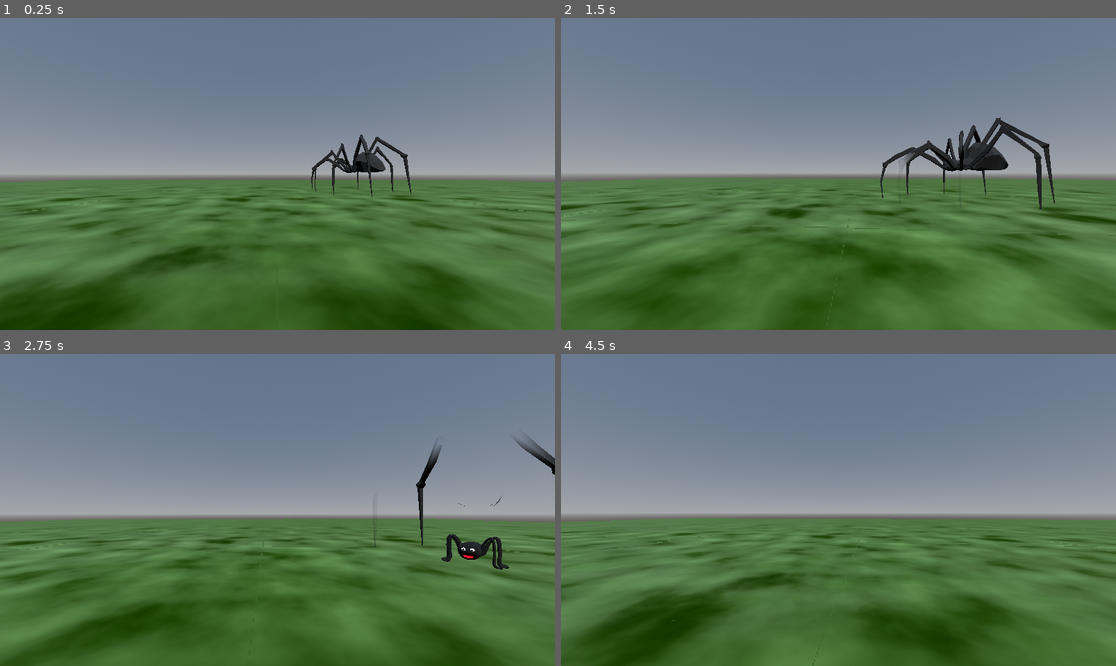
Above: before the commit, frames 1-4 (two rows, left to right).
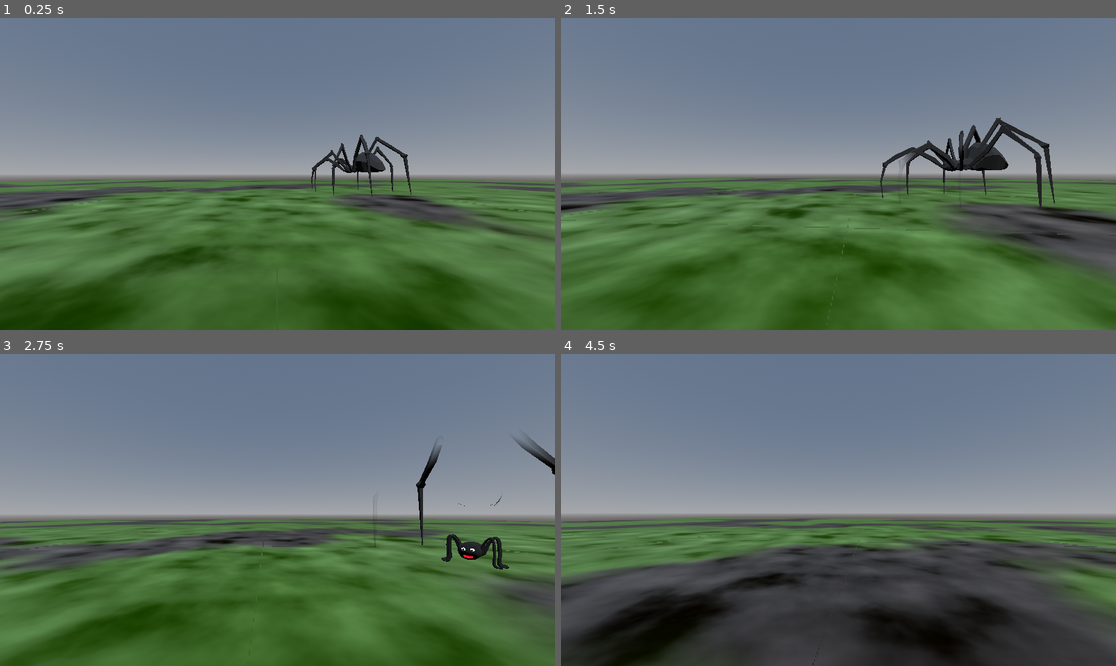
Above: after the commit, the same moments.

Repository: Tom3s/arachnophobia
Game: Godot game, scene res://Environment.tscn
Two runs of this game, one before a commit and one after it. Both use one fixed random seed, a clock stepped at 60 frames per second and the inputs below.
Inputs (mouse positions are in pixels of both pictures, inside the frame that each line leads up to):
- Up to frame 1 (0.25 s): no input
- Up to frame 2 (1.5 s): move the mouse to (866, 174) at 0.52 s; hold W (move_forward) from 0.53 s (still down); tap Space (jump) at 0.77 s; move the mouse to (810, 174) at 1.27 s
- Up to frame 3 (2.75 s): keep holding W (move_forward); tap Space (jump) at 1.52 s; move the mouse to (288, 503) at 2.02 s
- Up to frame 4 (4.5 s): keep holding W (move_forward); move the mouse to (832, 516) at 2.77 s; tap Space (jump) at 3.02, 3.77 s; move the mouse to (877, 513) at 3.52 s; move the mouse to (794, 506) at 4.27 s

The runs differ from the first frame. In frame 1, 3.5% of the frame differs, in the area x 0-100%, y 51-67%; in frame 2, 6.9%; in frame 3, 5.7%; in frame 4, 37%, in the area x 0-100%, y 52-100%.

Commit message:
Fixed Plane UV Mapping

Diff:
--- a/Environment.tscn
+++ b/Environment.tscn
@@ -22,7 +22,8 @@
 [sub_resource type="ShaderMaterial" id="ShaderMaterial_gmcll"]
 render_priority = 0
 shader = ExtResource("1_4rly7")
-shader_parameter/MixWeight = 1.0
+shader_parameter/MixWeight = 0.565
+shader_parameter/UVOffset = null
 
 [node name="Environment" type="Node3D"]
 
--- a/EventListener.gd
+++ b/EventListener.gd
@@ -2,7 +2,7 @@
 
 @onready var spiders: Node3D = %Spiders
 @onready var player: Node3D = %Player
-@onready var basePlane: Node3D = %BasePlane
+@onready var basePlane: MeshInstance3D = %BasePlane
 
 # Called when the node enters the scene tree for the first time.
 func _ready():
@@ -11,4 +11,5 @@
 
 	player.newPositionOnGrid.connect(func(pos: Vector2i):
 		basePlane.global_position = Vector3(pos.x * player.GRID_SIZE, 0, pos.y * player.GRID_SIZE)
+		(basePlane.get_surface_override_material(0) as ShaderMaterial).set_shader_parameter("UVOffset", Vector2(pos.x / 10.0, pos.y / 10.0))
 	)
--- a/plane.tres
+++ b/plane.tres
@@ -35,7 +35,17 @@
 [sub_resource type="VisualShaderNodeFloatOp" id="VisualShaderNodeFloatOp_r6ed4"]
 default_input_values = [0, 0.0, 1, 0.1]
 
+[sub_resource type="VisualShaderNodeVec2Parameter" id="VisualShaderNodeVec2Parameter_jrkql"]
+parameter_name = "UVOffset"
+
+[sub_resource type="VisualShaderNodeVectorOp" id="VisualShaderNodeVectorOp_7namv"]
+default_input_values = [0, Vector2(0, 0), 1, Vector2(0, 0)]
+op_type = 0
+
 [sub_resource type="VisualShaderNodeInput" id="VisualShaderNodeInput_uae4f"]
+input_name = "uv"
+
+[sub_resource type="VisualShaderNodeInput" id="VisualShaderNodeInput_hn6a0"]
 input_name = "uv"
 
 [sub_resource type="VisualShaderNodeVectorOp" id="VisualShaderNodeVectorOp_0kl4w"]
@@ -92,6 +102,7 @@
 uniform sampler2D tex_frg_6;
 uniform sampler2D tex_frg_7;
 uniform float MixWeight : hint_range(0, 1) = 0;
+uniform vec2 UVOffset;
 uniform sampler2D tex_frg_12;
 uniform sampler2D tex_frg_11;
 
@@ -142,8 +153,20 @@
 	float n_out17p0 = n_out14p0 + n_in17p1;
 
 
+// Vector2Parameter:18
+	vec2 n_out18p0 = UVOffset;
+
+
+// Input:20
+	vec2 n_out20p0 = UV;
+
+
+// VectorOp:19
+	vec2 n_out19p0 = n_out18p0 + n_out20p0;
+
+
 // Texture2D:12
-	vec4 n_out12p0 = texture(tex_frg_12, UV);
+	vec4 n_out12p0 = texture(tex_frg_12, n_out19p0);
 
 
 // SmoothStep:15
@@ -171,7 +194,7 @@
 
 }
 "
-graph_offset = Vector2(74.932, -48.9019)
+graph_offset = Vector2(-431.121, -592.825)
 nodes/fragment/0/position = Vector2(1720, 200)
 nodes/fragment/2/node = SubResource("VisualShaderNodeInput_uae4f")
 nodes/fragment/2/position = Vector2(-700, 40)
@@ -203,4 +226,10 @@
 nodes/fragment/16/position = Vector2(825.915, -185.074)
 nodes/fragment/17/node = SubResource("VisualShaderNodeFloatOp_r6ed4")
 nodes/fragment/17/position = Vector2(860, -20)
-nodes/fragment/connections = PackedInt32Array(2, 0, 3, 0, 3, 0, 4, 0, 4, 0, 5, 0, 5, 0, 6, 0, 5, 0, 7, 0, 6, 0, 8, 0, 7, 0, 8, 1, 8, 0, 0, 0, 5, 0, 0, 4, 10, 0, 0, 3, 11, 0, 0, 9, 9, 0, 14, 0, 12, 0, 15, 2, 15, 0, 8, 2, 14, 0, 16, 0, 14, 0, 17, 0, 16, 0, 15, 0, 17, 0, 15, 1)
+nodes/fragment/18/node = SubResource("VisualShaderNodeVec2Parameter_jrkql")
+nodes/fragment/18/position = Vector2(-240, -660)
+nodes/fragment/19/node = SubResource("VisualShaderNodeVectorOp_7namv")
+nodes/fragment/19/position = Vector2(100, -500)
+nodes/fragment/20/node = SubResource("VisualShaderNodeInput_hn6a0")
+nodes/fragment/20/position = Vector2(-340, -400)
+nodes/fragment/connections = PackedInt32Array(2, 0, 3, 0, 3, 0, 4, 0, 4, 0, 5, 0, 5, 0, 6, 0, 5, 0, 7, 0, 6, 0, 8, 0, 7, 0, 8, 1, 8, 0, 0, 0, 5, 0, 0, 4, 10, 0, 0, 3, 11, 0, 0, 9, 9, 0, 14, 0, 12, 0, 15, 2, 15, 0, 8, 2, 14, 0, 16, 0, 14, 0, 17, 0, 16, 0, 15, 0, 17, 0, 15, 1, 18, 0, 19, 0, 20, 0, 19, 1, 19, 0, 12, 0)
Not shown: 1 places in plane.tres that only renumber resources
